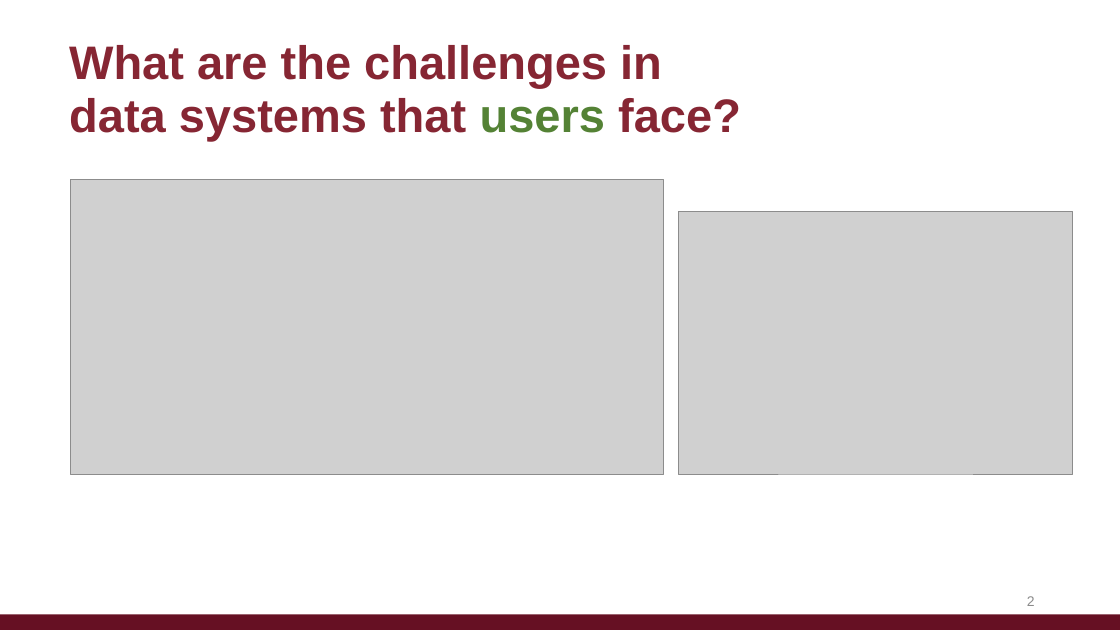
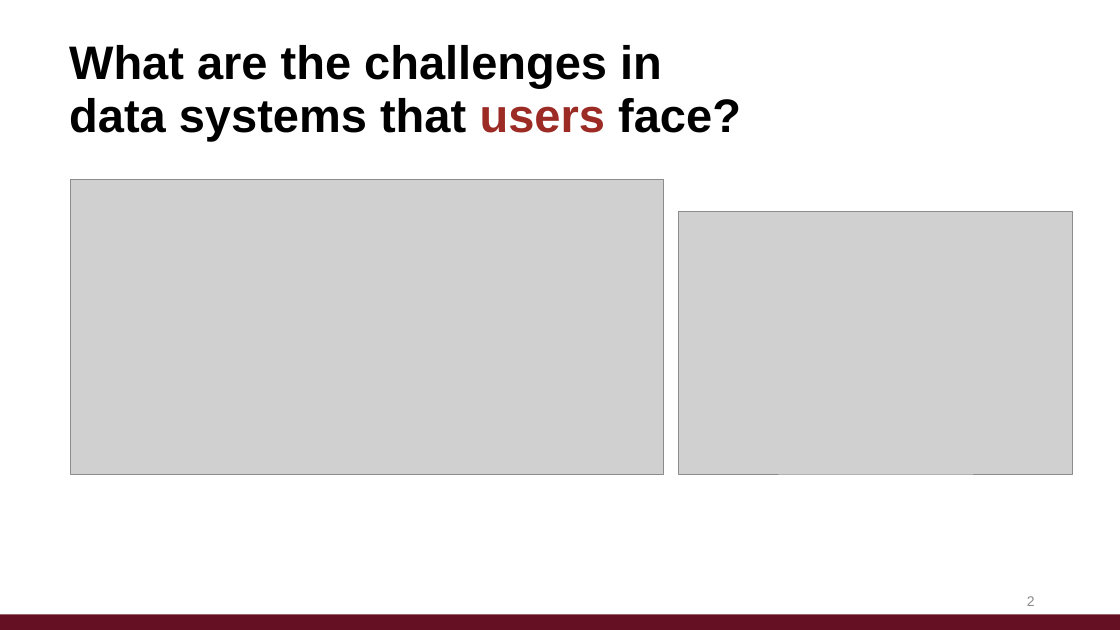
Before and after one commit to afariha/afariha.github.io, a slide deck: slide 2 of posters_and_slides/NWDS_2023_Talk.pptx. Drawn at 1120x630 pixels with LibreOffice and Linux fonts; fonts in the diff are those of the drawing; grey boxes stand for pictures. Boxes give left, top, right and bottom in pixels: in the first picture for what was removed or moved away, otherwise in the second. Text is boxed around its words. In the diff, an @@ line names an element or a change of style, - is before the commit and + after.

```diff
--- a/posters_and_slides/NWDS_2023_Talk.pptx
+++ b/posters_and_slides/NWDS_2023_Talk.pptx
@@ text "What are the challenges in" at (x1=69, y1=45, x2=741, y2=141): text colour #862633 to #000000 in "What are the challenges in", "data systems that face?"; text colour #548235 to #9B2B24 in "users" @@
```
Also in this commit, not shown: 4 other slides changed, 1 slide added, 1 slide removed, 1 other file.
